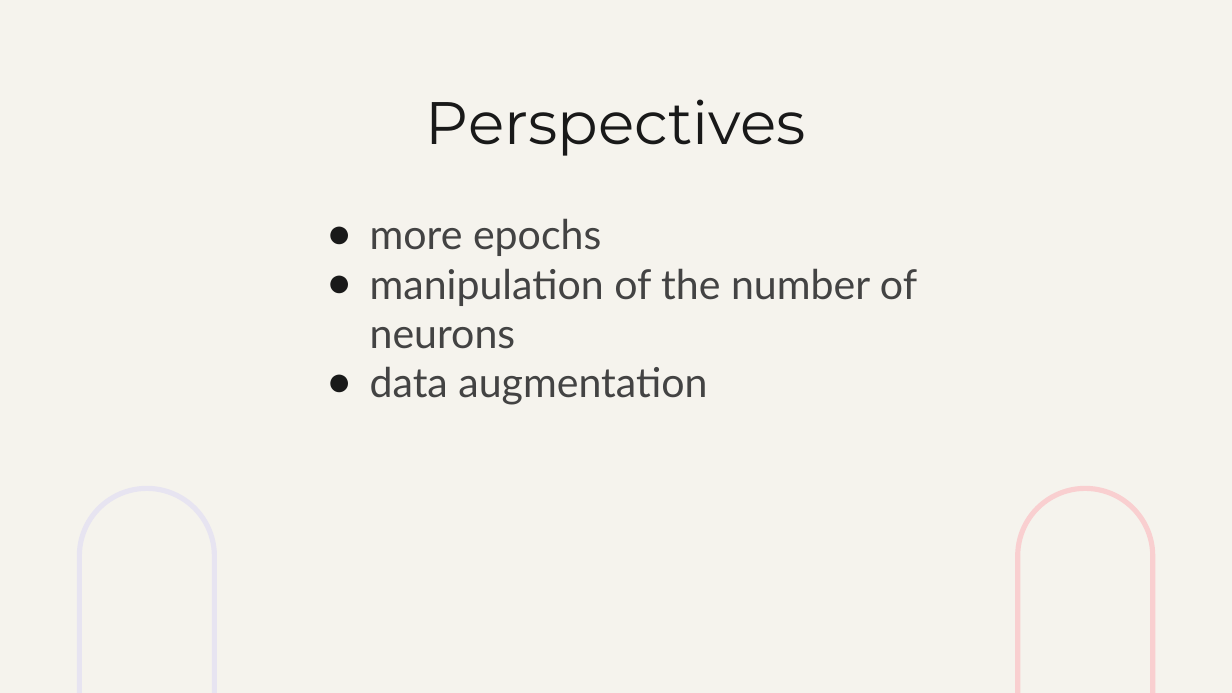
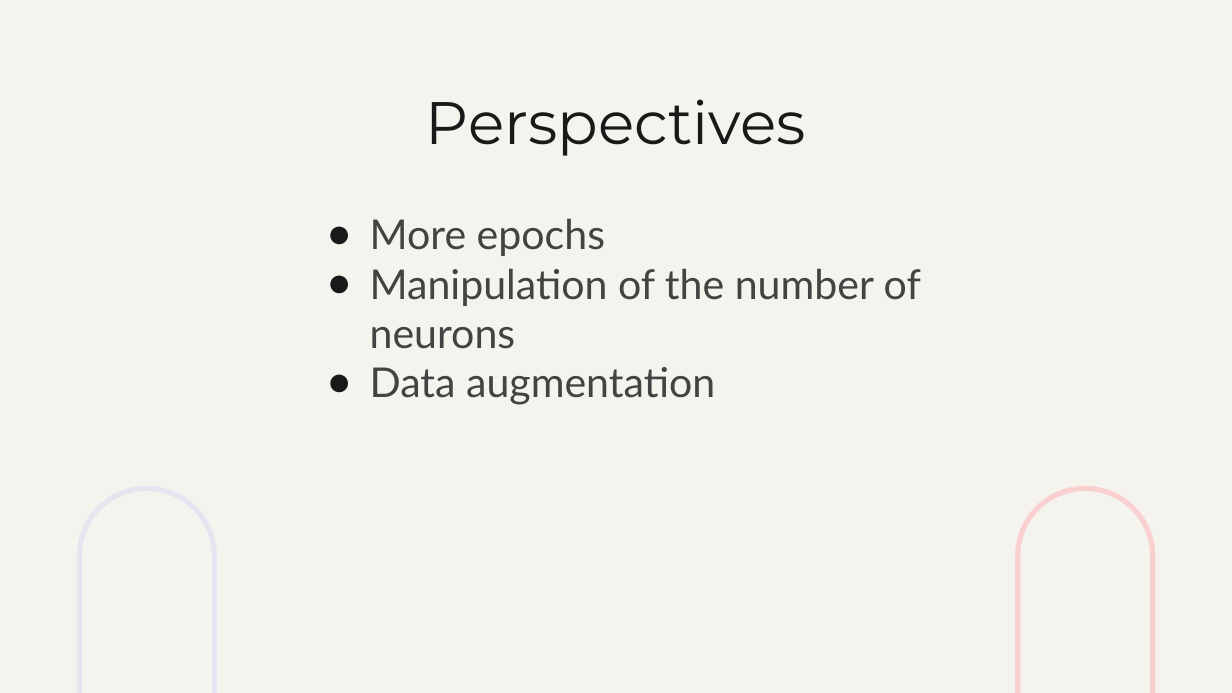
Before and after one commit to tymsoncyferki/Anomaly-Detection, a slide deck: slide 42 of final_presentation_anomaly_detection_new.pptx. Drawn at 1232x693 pixels with LibreOffice and Linux fonts; fonts in the diff are those of the drawing. Boxes give left, top, right and bottom in pixels: in the first picture for what was removed or moved away, otherwise in the second. Text is boxed around its words. In the diff, an @@ line names an element or a change of style, - is before the commit and + after.

Commit message:
small fixes

```diff
--- a/final_presentation_anomaly_detection_new.pptx
+++ b/final_presentation_anomaly_detection_new.pptx
@@ text at bbox=[370, 218, 921, 405]: text changed @@
-● more epochs
-● manipulation of the number of neurons
-● data augmentation
+● More epochs
+● Manipulation of the number of neurons
+● Data augmentation
```
Also in this commit, not shown: 5 other slides changed.
